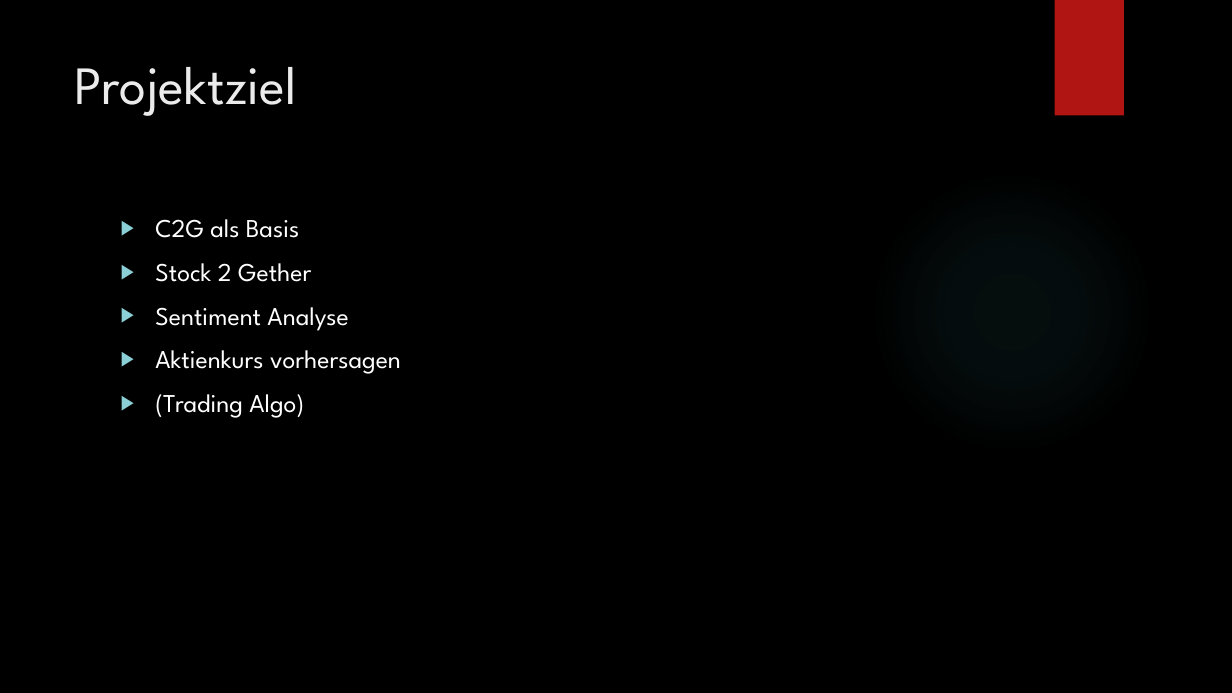
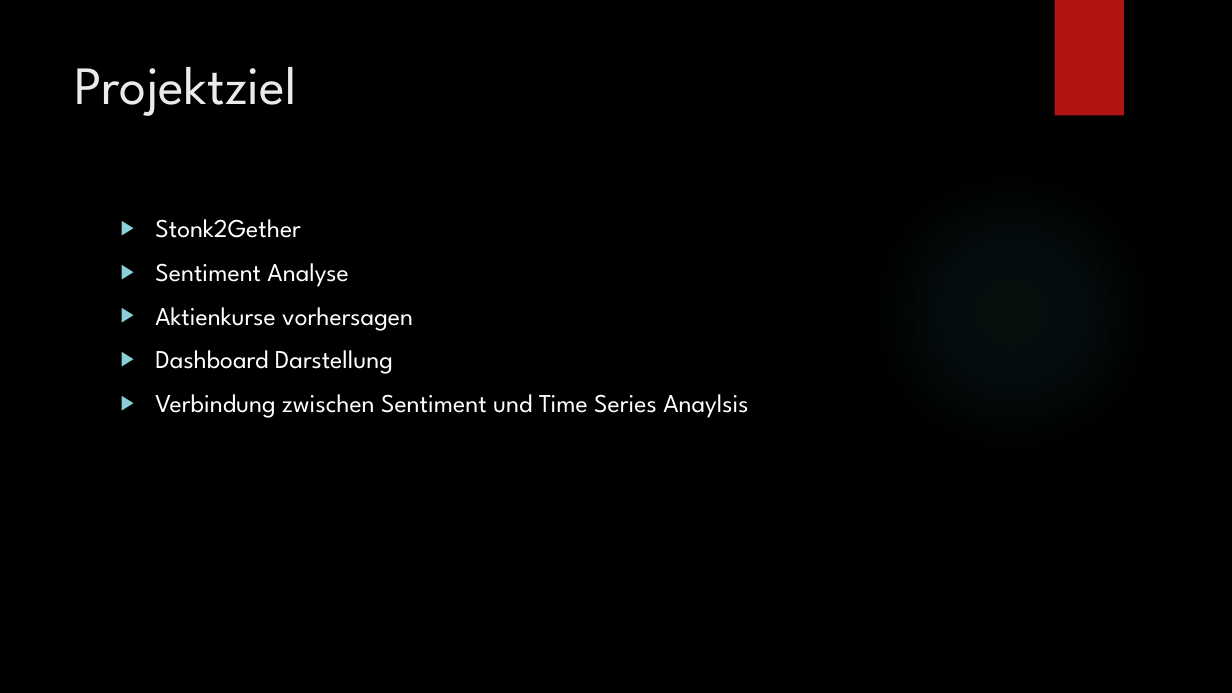
Before and after one commit to lukasbach00/stonktogether, a slide deck: slide 3 of NLP Präsentation.pptx. Drawn at 1232x693 pixels with LibreOffice and Linux fonts; fonts in the diff are those of the drawing; background and template pictures are left out. Boxes give left, top, right and bottom in pixels: in the first picture for what was removed or moved away, otherwise in the second. Text is boxed around its words. In the diff, an @@ line names an element or a change of style, - is before the commit and + after.

```diff
--- a/NLP Präsentation.pptx
+++ b/NLP Präsentation.pptx
@@ text at [155,219,301,238]: text changed @@
-▶ C2G als Basis
-▶ Stock 2 Gether
+▶ Stonk2Gether
@@ text at [155,307,748,418]: text changed @@
-▶ Aktienkurs vorhersagen
-▶ (Trading Algo)
+▶ Aktienkurse vorhersagen
+▶ Dashboard Darstellung
+▶ Verbindung zwischen Sentiment und Time Series Anaylsis
```
Also in this commit, not shown: 7 other slides changed, 2 slides removed, 1 other file.
